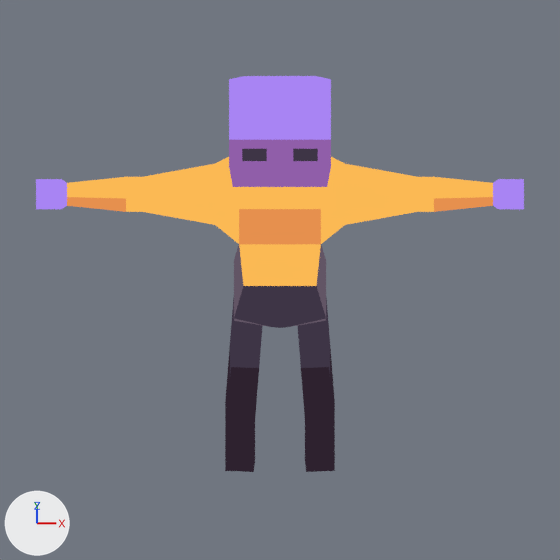
A saved change to the Blender file bleed-client/blender/Zombie.blend.
Camera for both pictures: the file's camera 'Camera.001'. Arrows for +X, +Y and +Z are at lower left; the lights stay in place.

Script lines for the objects in view, before the commit:
```python
mat_material_001 = emission_material('Material.001')
mat_material_001.texture = img_shade1_png
me_cube_001 = bpy.data.meshes.new('Cube.001')
me_cube_001.from_pydata(...)  # 154 vertices, 140 faces; spans x 0.0..5.97, y -1.05..1.82, z -3.81..7.66
me_cube_001.materials.append(mat_material_001)  # picture img_shade1_png
ob_character = bpy.data.objects.new('Character', me_cube_001)
ob_character.location = (0.0, 0.0, 0.221)
ob_character.rotation_euler = (0.0, 0.0, -3.142)  # degrees (0, 0, -180)
ob_character.scale = (0.0584, 0.0584, 0.0584)
_m = ob_character.modifiers.new('Mirror', 'MIRROR')
_m.use_clip = True
```
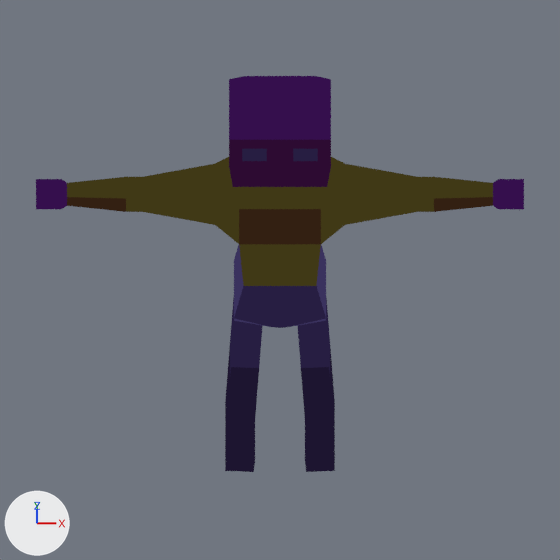
Where the change shows, as pixel boxes [x1, y1, x2, y2] in the pictures (560 x 560 px):
'Character', surface changed
    both: [36, 76, 524, 472]

The change in detail:
Picture 'shade3.png' (img_shade3_png) is new.
Material 'Material.001' (mat_material_001) changes its picture from img_shade1_png to img_shade3_png.
